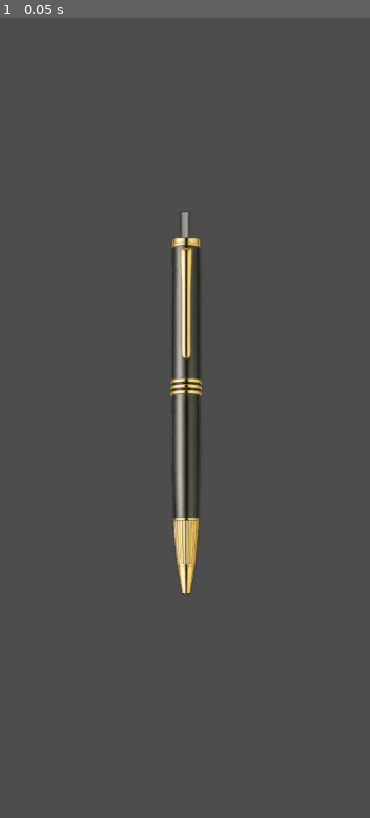
Above: before the commit, frame 1.
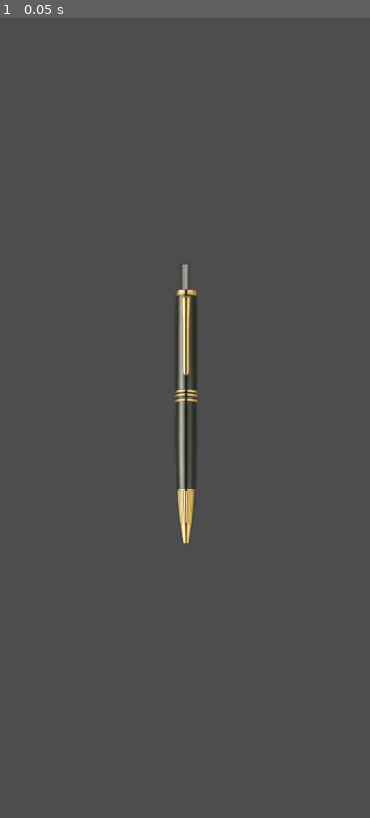
Above: after the commit, the same moment.

Repository: OrehRuoy/Taptico
Game: Godot game, scene res://scenes/modules/pen/ClickerPen.tscn
Same seed, same stepped clock (60 frames per second), same inputs: the game is played once before the commit and once after it. This scene is started directly instead of the project's main scene.
Inputs:
- Up to frame 1 (0.05 s): no input

The runs differ from the first frame. In frame 1, 2.3% of the frame differs, in the area x 45-55%, y 24-73%.

Commit message:
Keep the clicker pen inside the card so the top can be tapped.
The resized tip was drawing too long and both ends ran off the play area.

Co-authored-by: Cursor <cursoragent@cursor.com>

Diff:
--- a/scripts/modules/clicker_pen.gd
+++ b/scripts/modules/clicker_pen.gd
@@ -10,6 +10,9 @@
 const TIP_CUT := 0.536
 const CLICK_W := 248.0
 const CLICK_H := 300.0
+## Screen fit was tuned on these source sizes. Later resizes must not change the toy.
+const BODY_REF_H := 1536.0
+const CLICK_REF := 1024.0
 
 var _click: Spring2D
 var _latched: bool = false
@@ -54,18 +57,28 @@
 	if size.y < 8.0 or BODY_TEX == null:
 		return
 	var c := ReachSettings.play_center(size)
-	var target_h := minf(size.y * 0.78, 420.0)
+	# Body, clicker, and tip all stay inside the card, with room to tap the top.
+	var target_h := minf(size.y * 0.56, 300.0)
 	var sc := target_h / float(BODY_TEX.get_height())
 	_body.scale = Vector2(sc, sc)
 	_body.position = c
 	_body.rotation = 0.0
 	var barrel_w: float = float(BODY_TEX.get_width()) * sc * (125.0 / 1024.0)
+	var click_tex_w := CLICK_REF
+	var click_tex_h := CLICK_REF
+	if _clicker.texture:
+		click_tex_w = maxf(float(_clicker.texture.get_width()), 1.0)
+		click_tex_h = maxf(float(_clicker.texture.get_height()), 1.0)
 	var click_sc: float = (barrel_w * 0.82) / CLICK_W
-	_clicker.scale = Vector2(click_sc, click_sc * 0.46)
+	_clicker.scale = Vector2(
+		click_sc * (CLICK_REF / click_tex_w),
+		click_sc * 0.46 * (CLICK_REF / click_tex_h)
+	)
 	_clicker.rotation = 0.0
 	_clicker.offset = Vector2.ZERO
 	if _tip and TIP_TEX:
-		var tip_sc: float = sc * (38.0 / 34.0)
+		var tip_px := maxf(float(TIP_TEX.get_height()), 1.0)
+		var tip_sc: float = (target_h / BODY_REF_H) * (38.0 / 34.0) * (84.0 / tip_px)
 		_tip.scale = Vector2(tip_sc, tip_sc)
 		_tip.rotation = 0.0
 	_place_ends()
